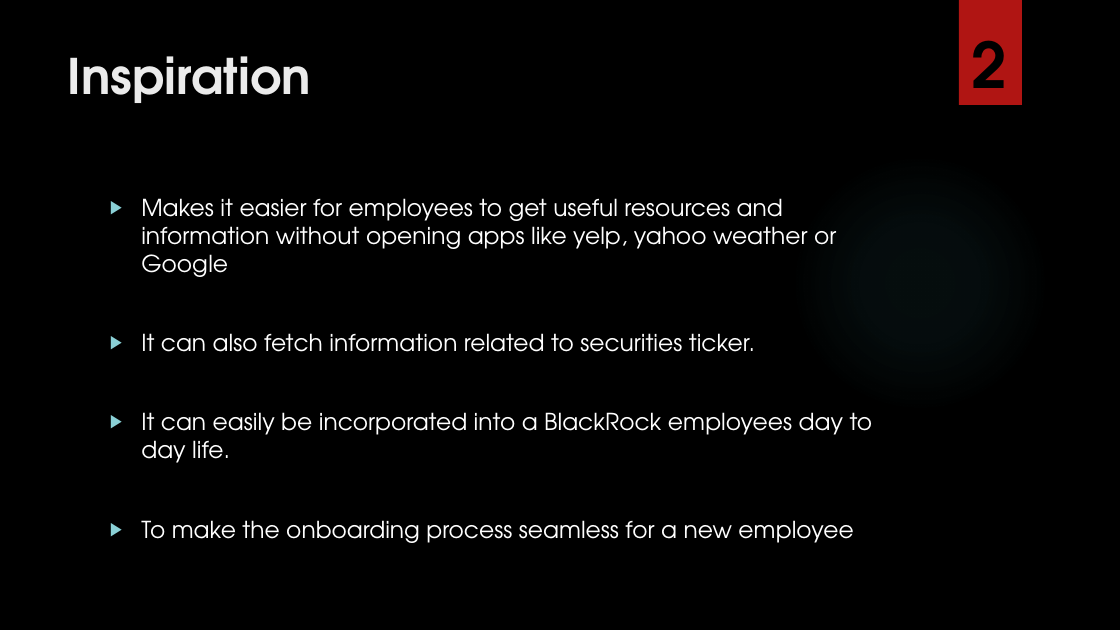
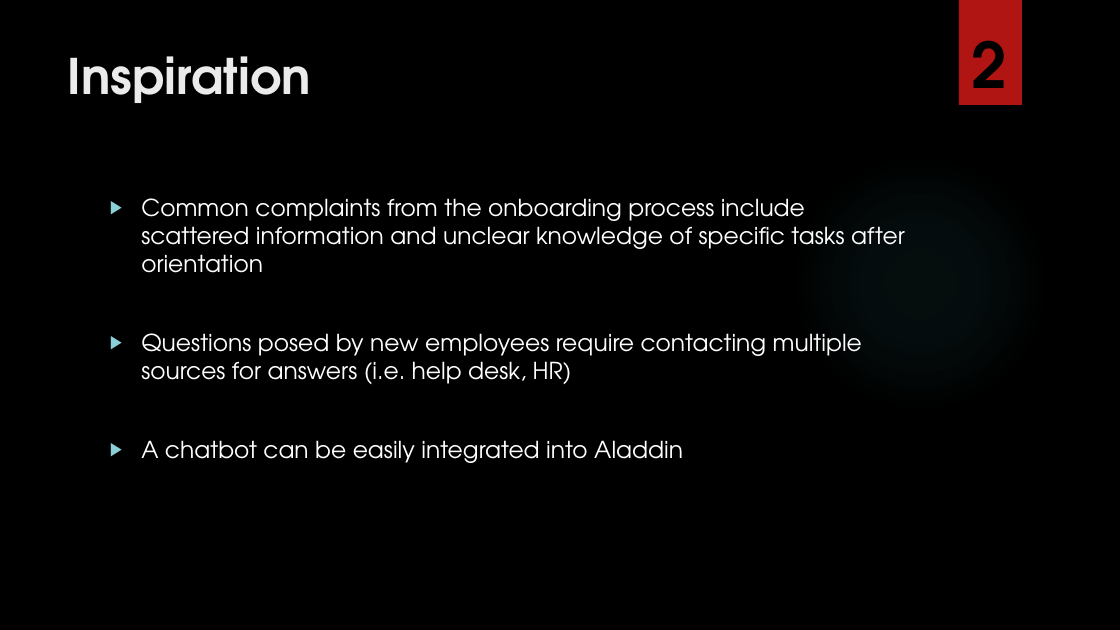
Before and after one commit to vroom92/brhackathon, a slide deck: slide 2 of Final Presentation.pptx. Drawn at 1120x630 pixels with LibreOffice and Linux fonts; fonts in the diff are those of the drawing; background and template pictures are left out. Boxes give left, top, right and bottom in pixels: in the first picture for what was removed or moved away, otherwise in the second. Text is boxed around its words. In the diff, an @@ line names an element or a change of style, - is before the commit and + after.

```diff
--- a/Final Presentation.pptx
+++ b/Final Presentation.pptx
@@ text at <box>141,198,905,463</box>: text changed @@
-▶ Makes it easier for employees to get useful resources and information without opening apps like yelp, yahoo weather or Google
-▶ It can also fetch information related to securities ticker.
-▶ It can easily be incorporated into a BlackRock employees day to day life.
-▶ To make the onboarding process seamless for a new employee
+▶ Common complaints from the onboarding process include scattered information and unclear knowledge of specific tasks after orientation
+▶ Questions posed by new employees require contacting multiple sources for answers (i.e. help desk, HR)
+▶ A chatbot can be easily integrated into Aladdin
```
